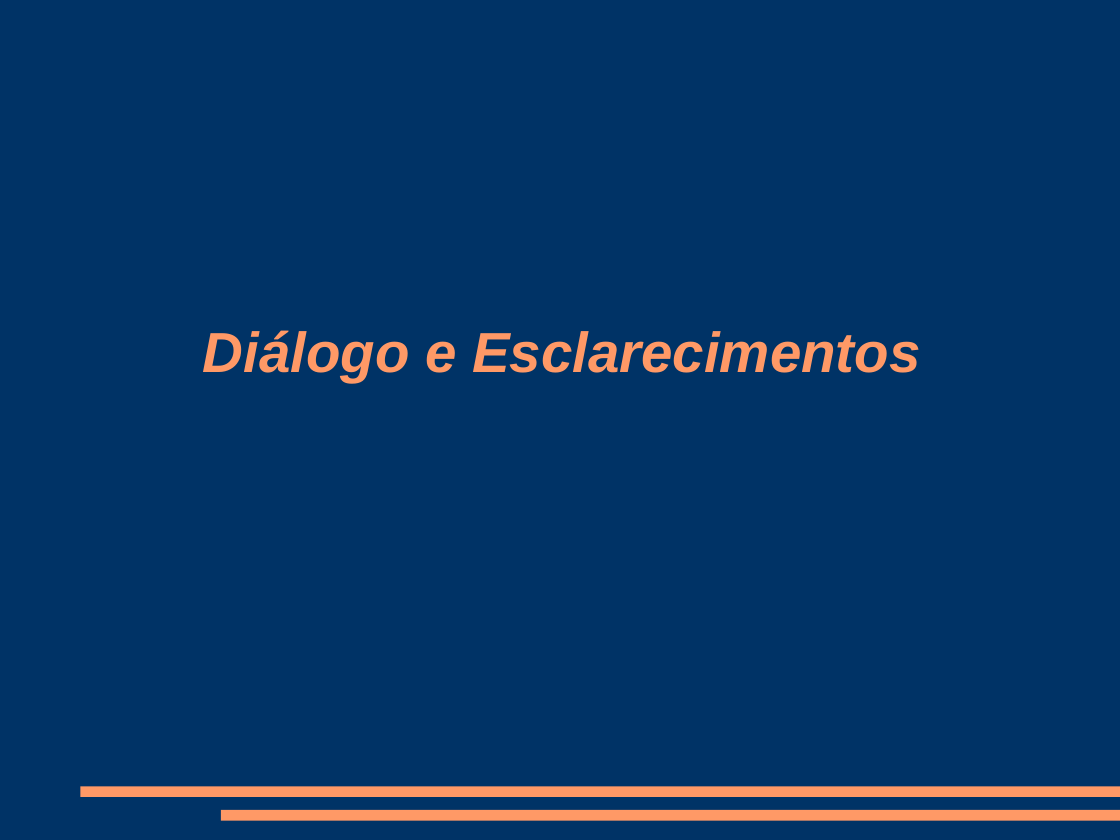
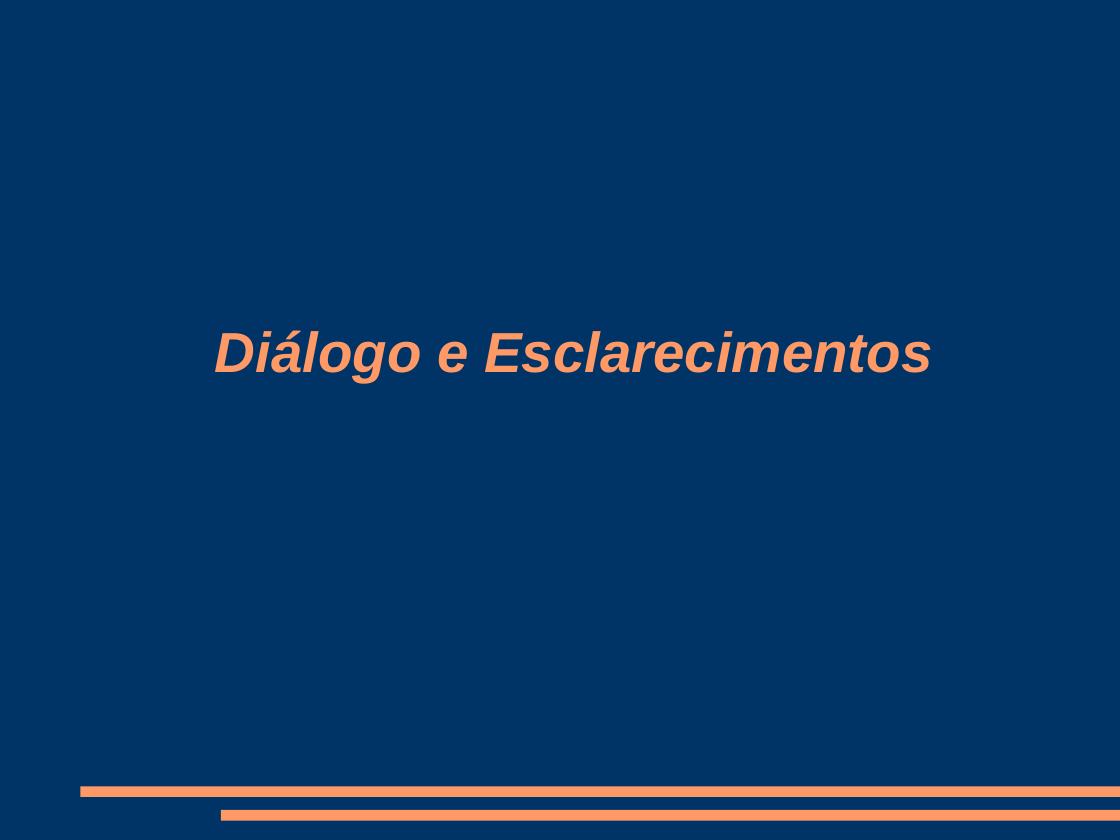
Before and after one commit to mptrv/docpcrista, a slide deck: slide 54 of docpcrista-orientacoes_da_dinamica.odp (slide 39 before the commit). Drawn at 1120x840 pixels with LibreOffice and Linux fonts; fonts in the diff are those of the drawing. Boxes give left, top, right and bottom in pixels: in the first picture for what was removed or moved away, otherwise in the second. Text is boxed around its words. In the diff, an @@ line names an element or a change of style, - is before the commit and + after.

```diff
--- a/docpcrista-orientacoes_da_dinamica.odp
+++ b/docpcrista-orientacoes_da_dinamica.odp
@@ title "Diálogo e Esclarecimentos": place and size @@
-title "Diálogo e Esclarecimentos" at box(203, 330, 920, 382)
+title "Diálogo e Esclarecimentos" at box(215, 330, 932, 382)
```
Also in this commit, not shown: 12 other slides changed, 16 slides added, 1 slide removed, 1 other file.
